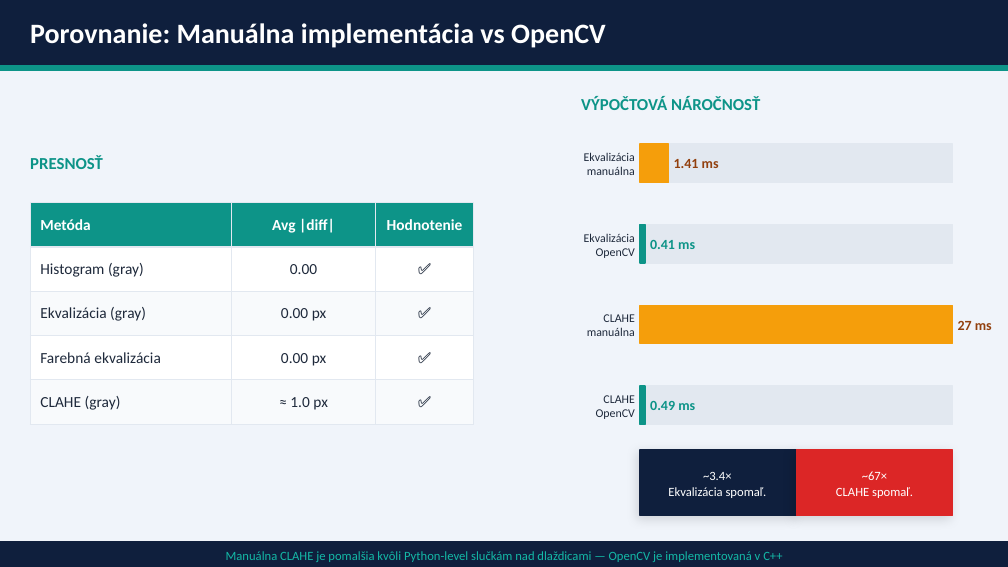
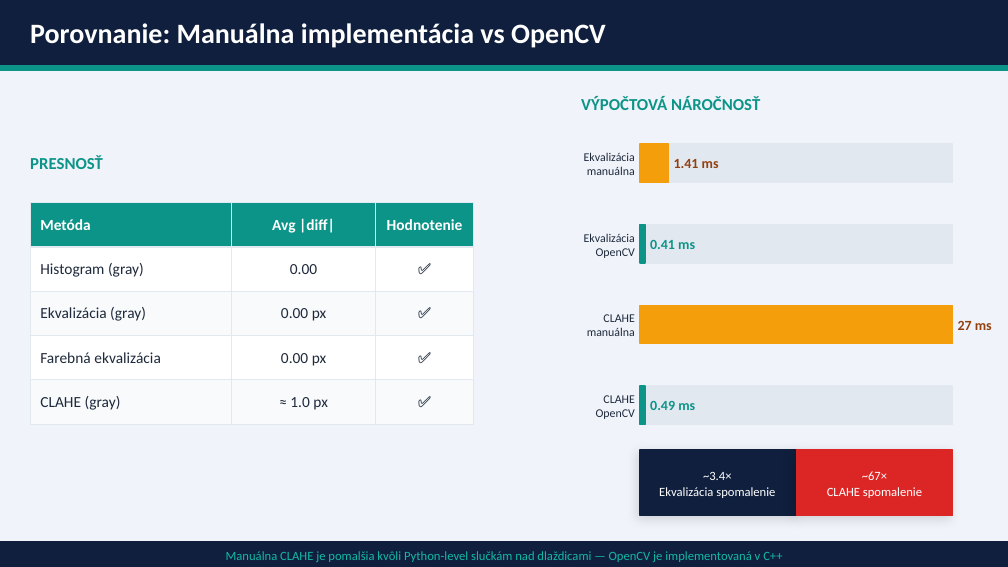
Before and after one commit to Martinbran/psvo_Kupec_Brandobur, a slide deck: slide 7 of Zadanie_3/Zadanie3_Prezentacia.pptx. Drawn at 1008x567 pixels with LibreOffice and Linux fonts; fonts in the diff are those of the drawing. Boxes give left, top, right and bottom in pixels: in the first picture for what was removed or moved away, otherwise in the second. Text is boxed around its words. In the diff, an @@ line names an element or a change of style, - is before the commit and + after.

```diff
--- a/Zadanie_3/Zadanie3_Prezentacia.pptx
+++ b/Zadanie_3/Zadanie3_Prezentacia.pptx
@@ text at (659, 487, 775, 498): text changed @@
-Ekvalizácia spomaľ.
+Ekvalizácia spomalenie
@@ text at (827, 487, 922, 498): text changed @@
-CLAHE spomaľ.
+CLAHE spomalenie
```
Also in this commit, not shown: 2 other slides changed, 4 slides added, 1 other file.
